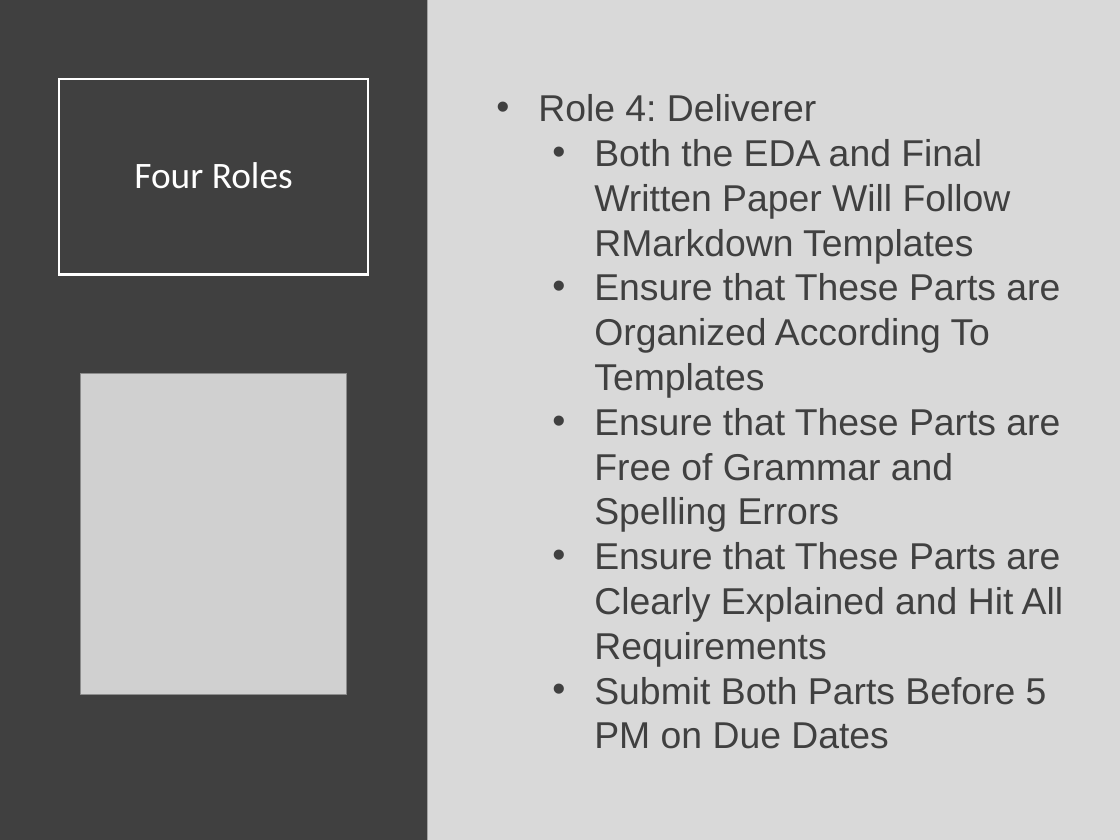
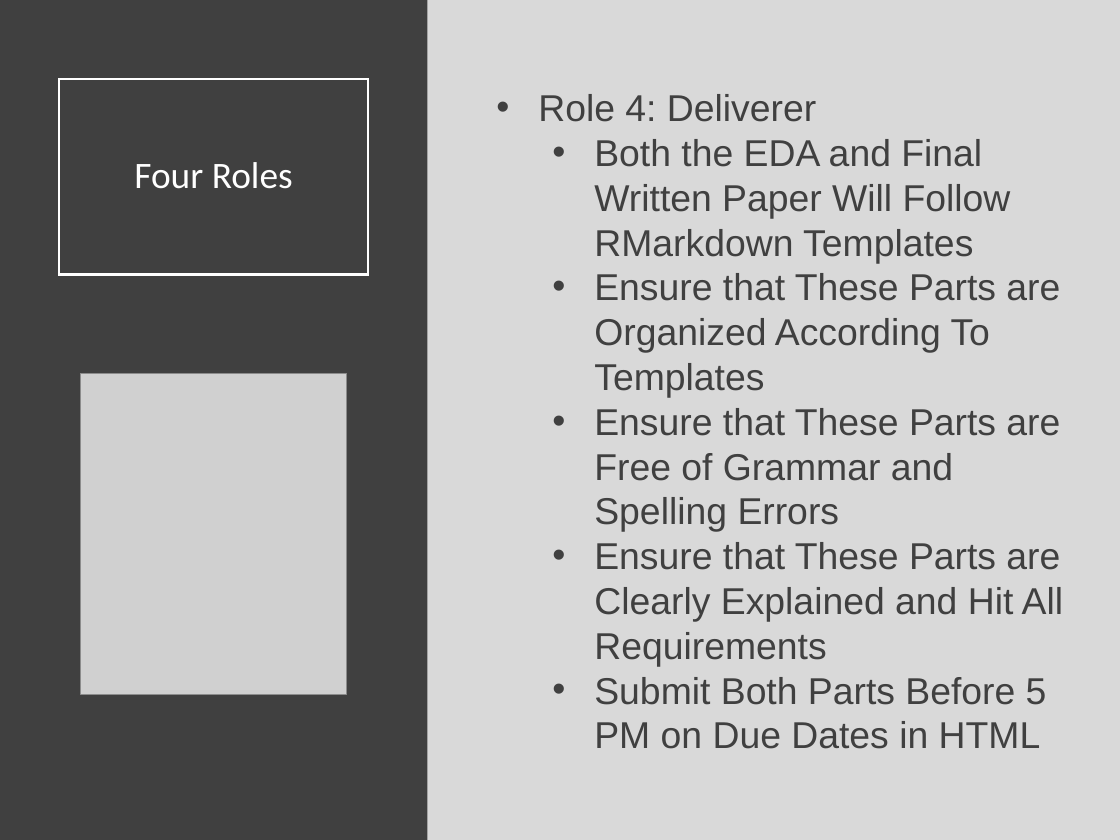
Before and after one commit to Yixf-Self/STOR320_WEBSITE, a slide deck: slide 8 of Lecture/Lecture 10/Lecture 10.pptx (slide 9 before the commit). Drawn at 1120x840 pixels with LibreOffice and Linux fonts; fonts in the diff are those of the drawing; grey boxes stand for pictures. Boxes give left, top, right and bottom in pixels: in the first picture for what was removed or moved away, otherwise in the second. Text is boxed around its words. In the diff, an @@ line names an element or a change of style, - is before the commit and + after.

```diff
--- a/Lecture/Lecture 10/Lecture 10.pptx
+++ b/Lecture/Lecture 10/Lecture 10.pptx
@@ text at box(594, 677, 1047, 749): text changed @@
-  • Submit Both Parts Before 5 PM on Due Dates
+  • Submit Both Parts Before 5 PM on Due Dates in HTML
```
Also in this commit, not shown: 6 other slides changed, 2 slides added, 2 slides removed, 9 other files.
